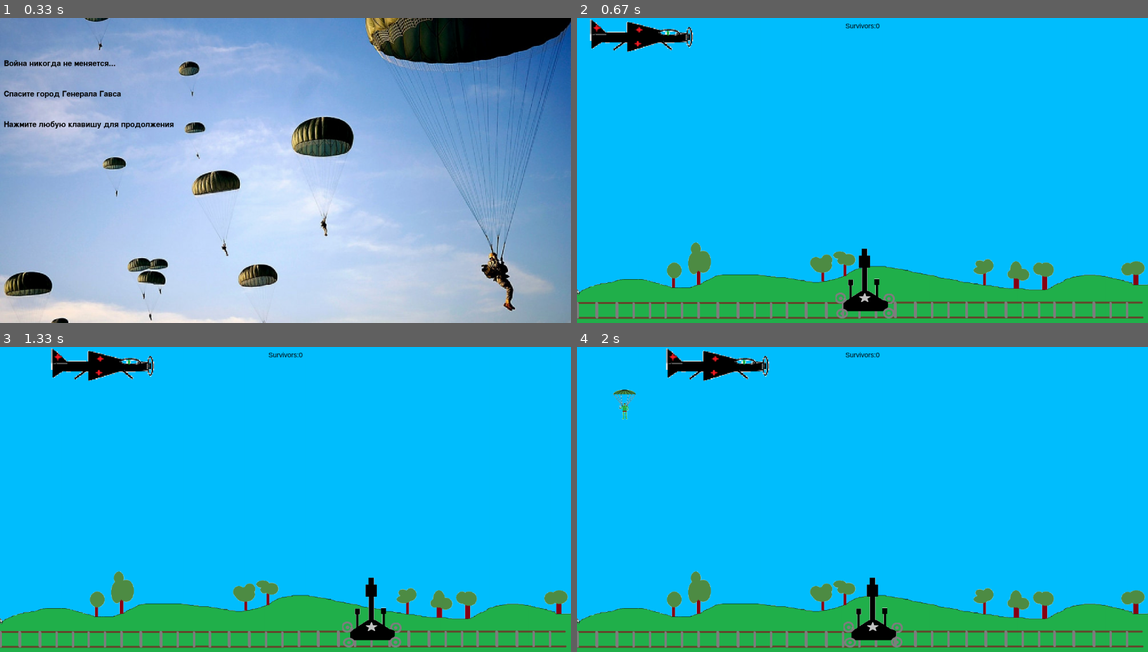
Above: before the commit, frames 1-4 (two rows, left to right).
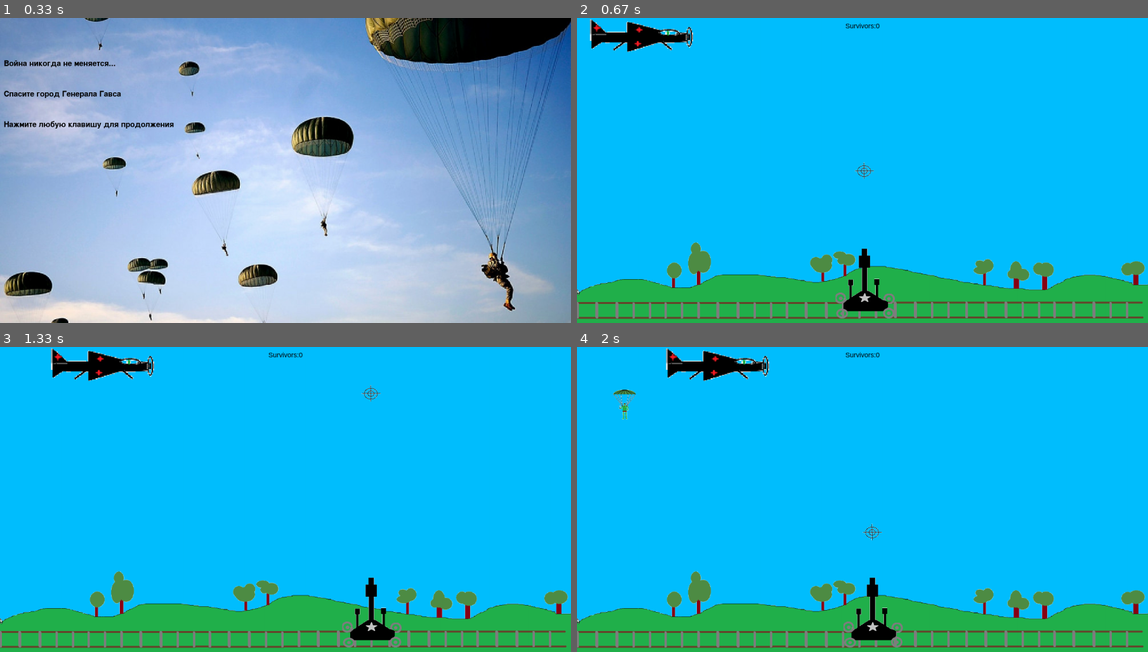
Above: after the commit, the same moments.

Repository: Mesh-DimASS/PygameProjectMMD
Game: pygame game, started from main.py
The game is run twice, just before and just after one commit, with the same random seed, the same clock (stepped at 60 frames per second) and the same inputs.
Inputs (mouse positions are in pixels of both pictures, inside the frame that each line leads up to):
- Up to frame 1 (0.33 s): no input
- Up to frame 2 (0.67 s): click (862, 170) at 0.38 s
- Up to frame 3 (1.33 s): click (148, 502) at 0.72 s; click (371, 392) at 1.05 s
- Up to frame 4 (2 s): click (873, 395) at 1.38 s; click (868, 533) at 1.72 s

Frame 1 is identical in both runs. In frame 2, less than 0.1% of the frame differs, in the area x 48-52%, y 47-53%; in frame 3, less than 0.1%, in the area x 63-67%, y 12-18%; in frame 4, less than 0.1%.

Commit message:
fix gun and cursor

Diff:
--- a/main.py
+++ b/main.py
@@ -104,6 +104,19 @@
             self.kill()
 
 
+class Cursor(pygame.sprite.Sprite):
+    image = load_image("aim.png", -1)
+
+    def __init__(self):
+        super().__init__(mouse_sprite)
+        self.image = Cursor.image
+        self.rect = self.image.get_rect()
+        pygame.mouse.set_visible(False)
+
+    def update(self):
+        self.rect.center = (pygame.mouse.get_pos()[0] + 5, pygame.mouse.get_pos()[1])
+
+
 def terminate():
     pygame.quit()
     sys.exit()
@@ -137,6 +150,7 @@
         clock.tick(fps)
 
 
+mouse_sprite = pygame.sprite.Group()
 all_sprites = pygame.sprite.Group()
 mountain = Mountain()
 running = True
@@ -145,12 +159,15 @@
 start_screen()
 Airplane()
 Gun()
+Cursor()
 while running:
     for event in pygame.event.get():
         if event.type == pygame.QUIT:
             running = False
+    screen.fill((0, 191, 255))
     clock.tick(fps)
-    screen.fill((0, 191, 255))
+    mouse_sprite.draw(screen)
+    mouse_sprite.update()
     mountain.done_par()
     all_sprites.draw(screen)
     all_sprites.update()
